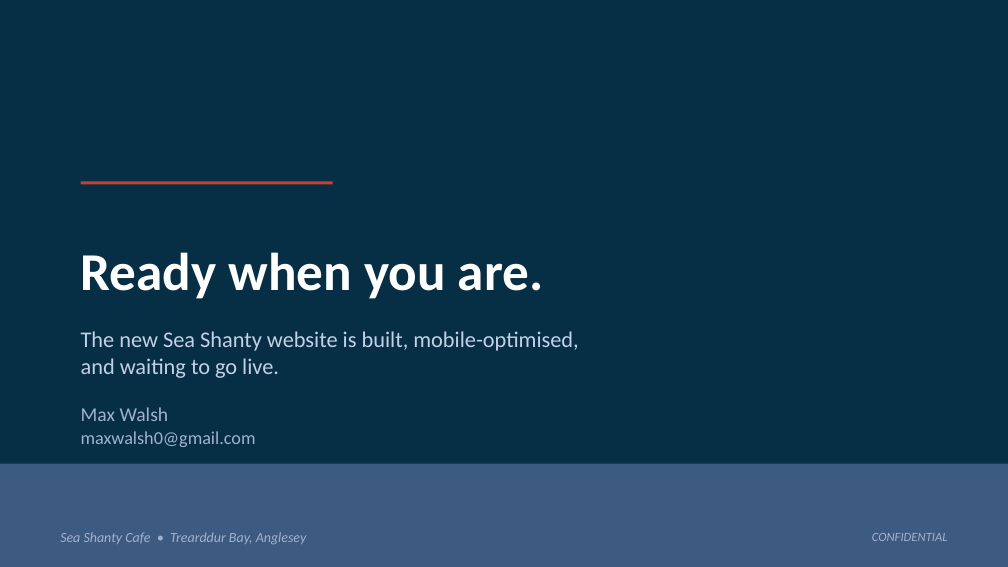
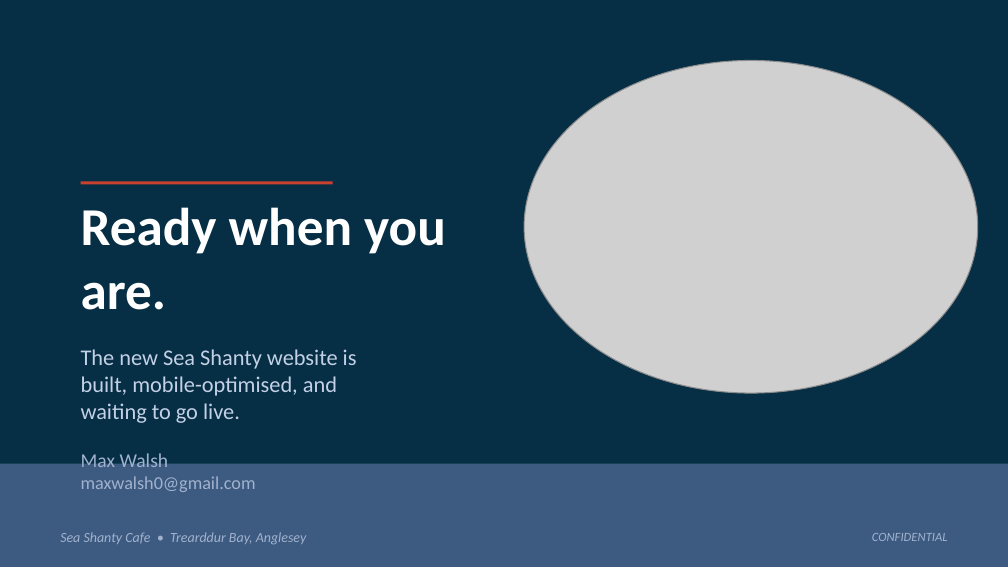
Before and after one commit to maxwalsh0-ctrl/seashantyredesign, a slide deck: slide 9 of SeaShanty_Redesign_Pitch.pptx. Drawn at 1008x567 pixels with LibreOffice and Linux fonts; fonts in the diff are those of the drawing; grey boxes stand for pictures. Boxes give left, top, right and bottom in pixels: in the first picture for what was removed or moved away, otherwise in the second. Text is boxed around its words. In the diff, an @@ line names an element or a change of style, - is before the commit and + after.

```diff
--- a/SeaShanty_Redesign_Pitch.pptx
+++ b/SeaShanty_Redesign_Pitch.pptx
@@ picture added at (524, 60, 978, 393) @@
@@ text at (81, 349, 357, 423): text changed @@
-The new Sea Shanty website is built, mobile-optimised,
-and waiting to go live.
+The new Sea Shanty website is
+built, mobile-optimised, and
+waiting to go live.
```
Also in this commit, not shown: 3 other slides changed.
